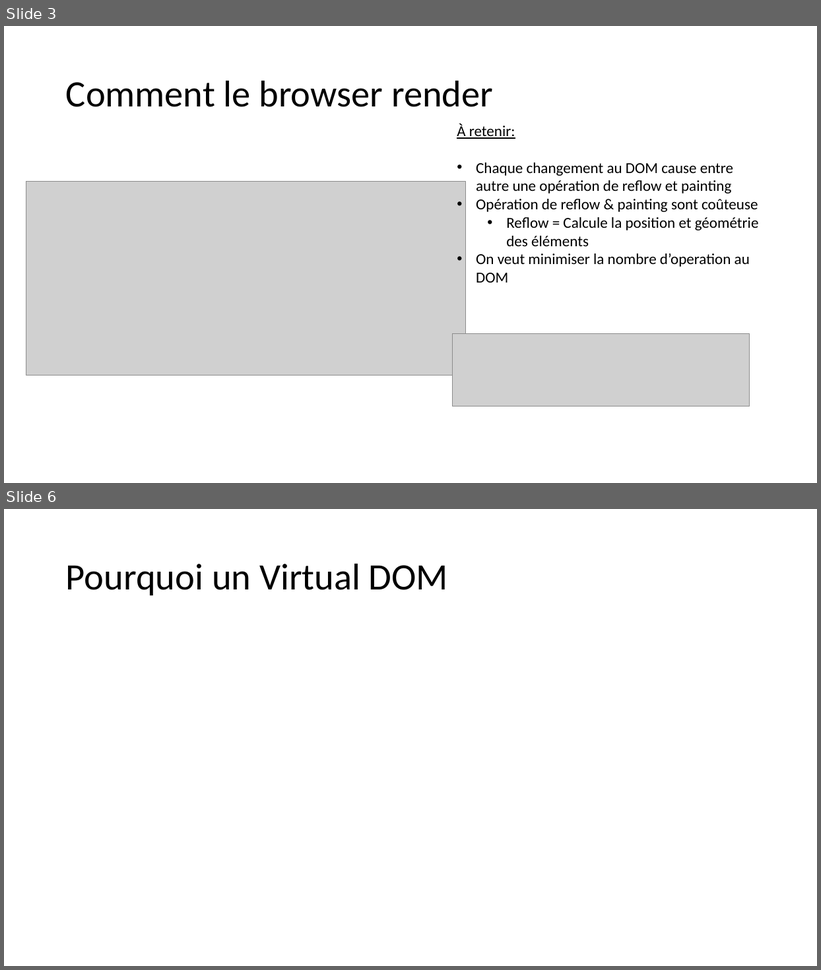
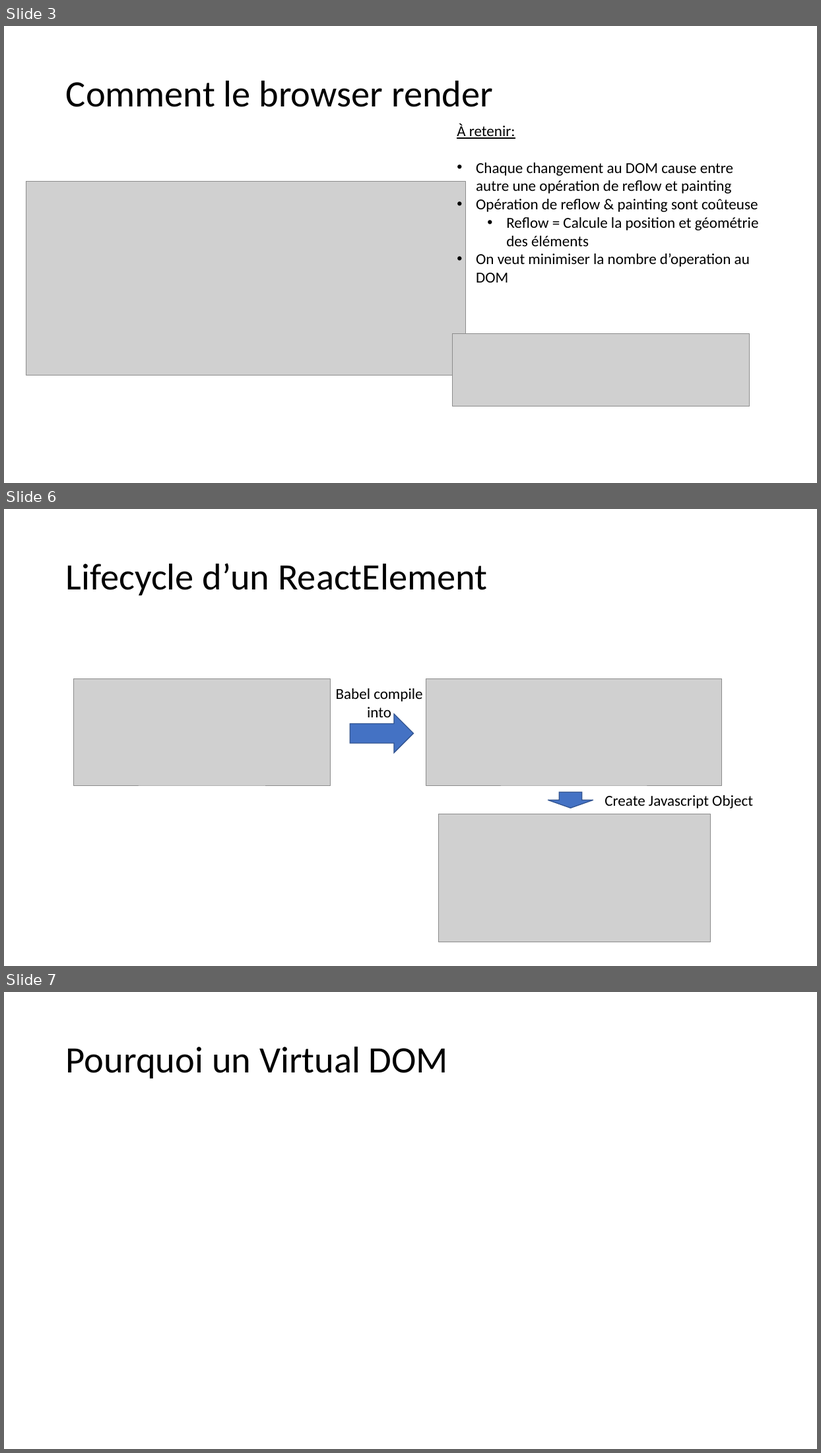
Before and after one commit to samuelgaudreau/formation-front-end-3, a slide deck: part-2/React-Perfo.pptx. Shown one above the other, each under a label of ours: slides 3 and 6 before the commit, slides 3, 6 and 7 after it; the slides between them are not shown. The pictures are 821x970 and 821x1453 pixels, drawn with LibreOffice and Linux fonts; fonts in the diff are those of the drawing; grey boxes stand for pictures. Boxes give left, top, right and bottom in pixels: in the first picture for what was removed or moved away, otherwise in the second. Text is boxed around its words. In the diff, an @@ line names an element or a change of style, - is before the commit and + after.

```diff
--- a/part-2/React-Perfo.pptx
+++ b/part-2/React-Perfo.pptx
@@ slide 6 added at (x1=4, y1=509, x2=817, y2=966), background #FFFFFF @@
@@ title added at (x1=66, y1=563, x2=487, y2=595), 44 pt, text #000000 @@
+Lifecycle d’un ReactElement
@@ picture added at (x1=73, y1=679, x2=330, y2=786) @@
@@ picture added at (x1=426, y1=679, x2=723, y2=786) @@
@@ text added at (x1=336, y1=689, x2=422, y2=718), 18 pt, text #000000 @@
+Babel compile
+into
@@ right arrow added at (x1=350, y1=714, x2=413, y2=753), fill #4472C4, outline #325491 1 pt @@
@@ down arrow added at (x1=548, y1=792, x2=593, y2=808), fill #4472C4, outline #325491 1 pt @@
@@ text added at (x1=605, y1=795, x2=753, y2=809), 18 pt, text #000000 @@
+Create Javascript Object
@@ picture added at (x1=439, y1=815, x2=710, y2=943) @@
@@ what was slide 6 is now slide 7 @@
```
Also in this commit, not shown: 2 slides changed, 9 other slides added, 13 other files.
